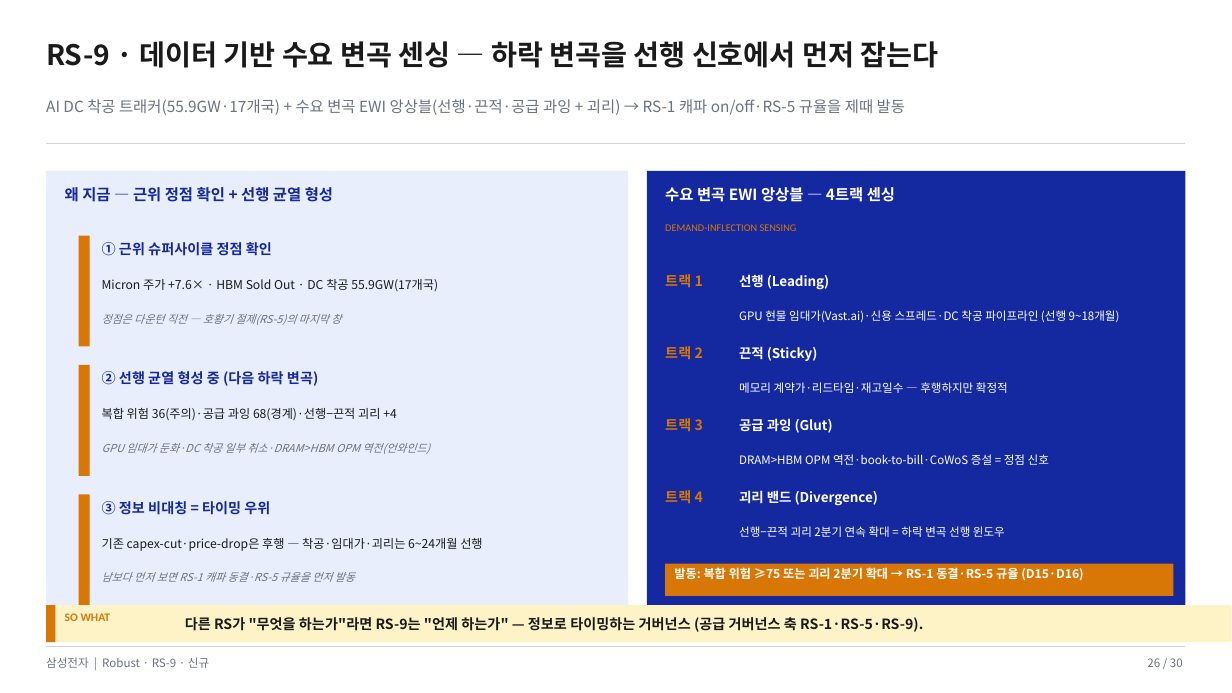
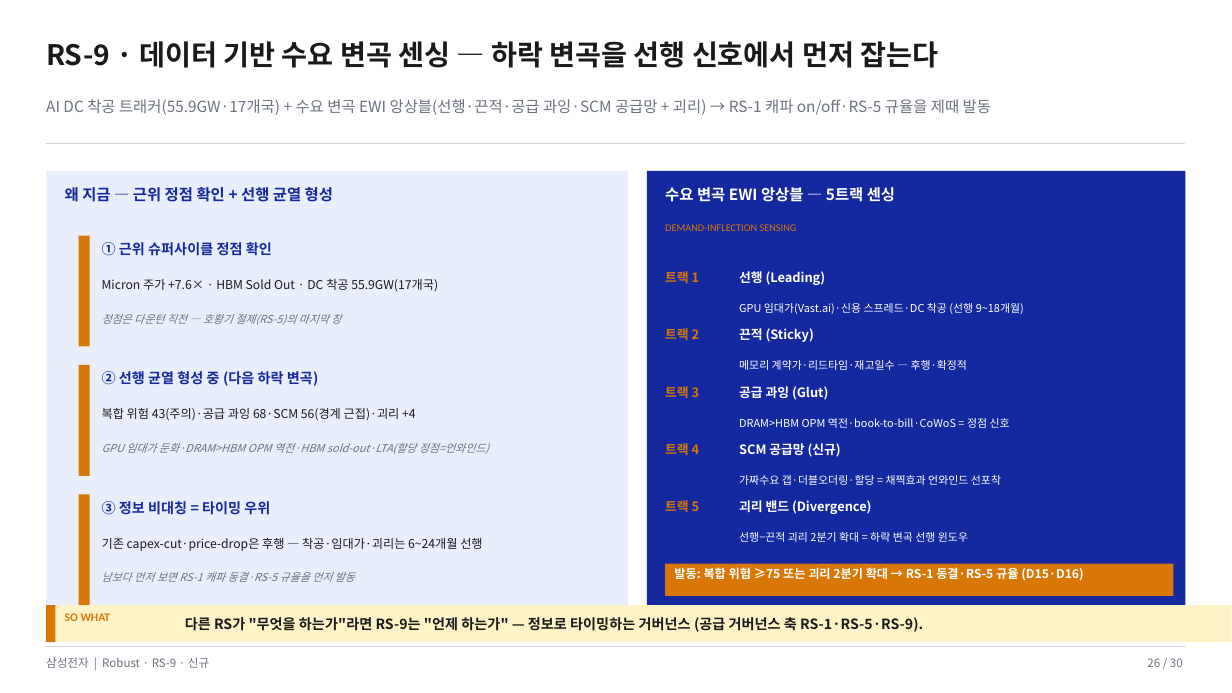
Before and after one commit to k31001/action-learning, a slide deck: slide 26 of outputs/presentation/samsung-memory-scenario-planning.pptx. Drawn at 1232x693 pixels with LibreOffice and Linux fonts; fonts in the diff are those of the drawing. Boxes give left, top, right and bottom in pixels: in the first picture for what was removed or moved away, otherwise in the second. Text is boxed around its words. In the diff, an @@ line names an element or a change of style, - is before the commit and + after.

```diff
--- a/outputs/presentation/samsung-memory-scenario-planning.pptx
+++ b/outputs/presentation/samsung-memory-scenario-planning.pptx
@@ text at (46, 99, 991, 115): text changed @@
-AI DC 착공 트래커(55.9GW·17개국) + 수요 변곡 EWI 앙상블(선행·끈적·공급 과잉 + 괴리) → RS-1 캐파 on/off·RS-5 규율을 제때 발동
+AI DC 착공 트래커(55.9GW·17개국) + 수요 변곡 EWI 앙상블(선행·끈적·공급 과잉·SCM 공급망 + 괴리) → RS-1 캐파 on/off·RS-5 규율을 제때 발동
@@ text at (665, 187, 895, 202): text changed @@
-수요 변곡 EWI 앙상블 — 4트랙 센싱
+수요 변곡 EWI 앙상블 — 5트랙 센싱
@@ text "트랙 2": place and size @@
-text "트랙 2" at (665, 346, 703, 360)
+text "트랙 2" at (665, 328, 700, 340)
@@ text "끈적 (Sticky)": place and size @@
-text "끈적 (Sticky)" at (739, 346, 818, 361)
+text "끈적 (Sticky)" at (739, 328, 814, 342)
@@ text at (739, 303, 1024, 314): text changed; size 9 to 8.5 pt @@
-GPU 현물 임대가(Vast.ai)·신용 스프레드·DC 착공 파이프라인 (선행 9~18개월)
+GPU 임대가(Vast.ai)·신용 스프레드·DC 착공 (선행 9~18개월)
@@ text "트랙 3": place and size @@
-text "트랙 3" at (665, 418, 703, 432)
+text "트랙 3" at (665, 386, 700, 398)
@@ size 10.5 to 10 pt in 4 elements at (739, 271, 826, 285), (739, 500, 872, 514), (739, 328, 814, 342), (739, 386, 828, 400) @@
@@ text "공급 과잉 (Glut)": place and size @@
-text "공급 과잉 (Glut)" at (739, 418, 833, 433)
+text "공급 과잉 (Glut)" at (739, 386, 828, 400)
@@ text at (739, 360, 967, 370): text changed; size 9 to 8.5 pt @@
-메모리 계약가·리드타임·재고일수 — 후행하지만 확정적
+메모리 계약가·리드타임·재고일수 — 후행·확정적
@@ text at (102, 408, 415, 421): text changed @@
-복합 위험 36(주의)·공급 과잉 68(경계)·선행−끈적 괴리 +4
+복합 위험 43(주의)·공급 과잉 68·SCM 56(경계 근접)·괴리 +4
@@ text at (739, 418, 1010, 428): text changed; size 9 to 8.5 pt @@
-DRAM>HBM OPM 역전·book-to-bill·CoWoS 증설 = 정점 신호
+DRAM>HBM OPM 역전·book-to-bill·CoWoS = 정점 신호
@@ text at (102, 443, 489, 454): text changed @@
-GPU 임대가 둔화·DC 착공 일부 취소·DRAM>HBM OPM 역전(언와인드)
+GPU 임대가 둔화·DRAM>HBM OPM 역전·HBM sold-out·LTA(할당 정점=언와인드)
@@ size 11 to 10 pt in 4 elements at (665, 271, 700, 283), (665, 328, 700, 340), (665, 386, 700, 398), (665, 443, 700, 455) @@
@@ text "트랙 4": place and size @@
-text "트랙 4" at (665, 490, 703, 504)
+text "트랙 4" at (665, 443, 700, 455)
@@ text added at (739, 443, 841, 457), 10 pt, text #FFFFFF, bold @@
+SCM 공급망 (신규)
@@ text added at (739, 475, 1001, 485), 8.5 pt, text #FFFFFF @@
+가짜수요 갭·더블오더링·할당 = 채찍효과 언와인드 선포착
@@ text added at (665, 500, 700, 512), 10 pt, text #D97706, bold @@
+트랙 5
@@ text "괴리 밴드 (Divergence)": place and size @@
-text "괴리 밴드 (Divergence)" at (739, 490, 878, 506)
+text "괴리 밴드 (Divergence)" at (739, 500, 872, 514)
@@ text at (739, 532, 968, 542): text changed; size 9 to 8.5 pt @@
-선행−끈적 괴리 2분기 연속 확대 = 하락 변곡 선행 윈도우
+선행−끈적 괴리 2분기 확대 = 하락 변곡 선행 윈도우
```
Also in this commit, not shown: 10 other files.
